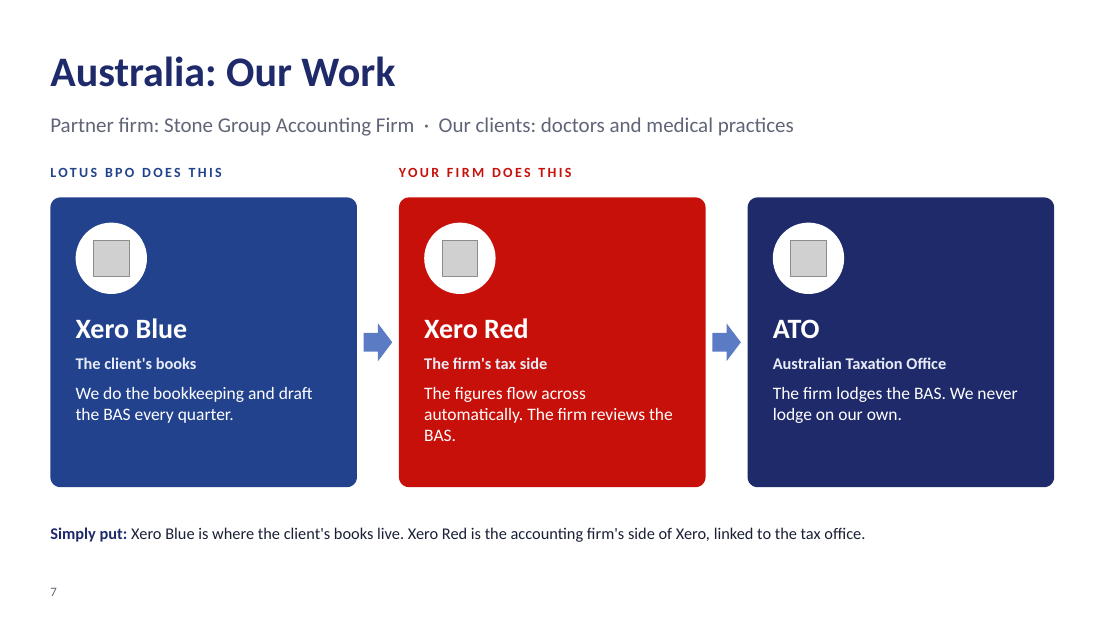
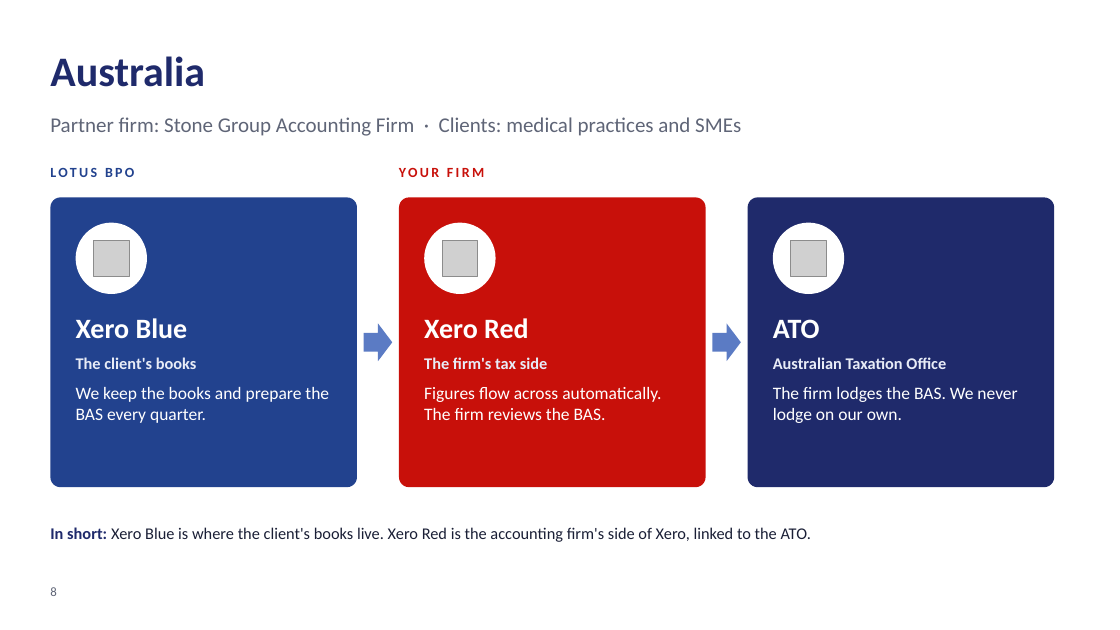
Before and after one commit to alvinjohnrheycamacho-source/Presentation-Deck, a slide deck: slide 8 of Lotus BPO - Conference Deck.pptx (slide 7 before the commit). Drawn at 1120x630 pixels with LibreOffice and Linux fonts; fonts in the diff are those of the drawing; grey boxes stand for pictures; background and template pictures are left out. Boxes give left, top, right and bottom in pixels: in the first picture for what was removed or moved away, otherwise in the second. Text is boxed around its words. In the diff, an @@ line names an element or a change of style, - is before the commit and + after.

```diff
--- a/Lotus BPO - Conference Deck.pptx
+++ b/Lotus BPO - Conference Deck.pptx
@@ title at [50,56,205,87]: text changed @@
-Australia: Our Work
+Australia
@@ text at [50,117,741,136]: text changed @@
-Partner firm: Stone Group Accounting Firm · Our clients: doctors and medical practices
+Partner firm: Stone Group Accounting Firm · Clients: medical practices and SMEs
@@ text at [50,168,134,177]: text changed @@
-LOTUS BPO DOES THIS
+LOTUS BPO
@@ text at [399,168,484,177]: text changed @@
-YOUR FIRM DOES THIS
+YOUR FIRM
@@ text at [76,387,329,423]: text changed @@
-We do the bookkeeping and draft the BAS every quarter.
+We keep the books and prepare the BAS every quarter.
@@ text at [424,387,661,420]: text changed @@
-The figures flow across automatically. The firm reviews the BAS.
+Figures flow across automatically. The firm reviews the BAS.
@@ text at [50,527,811,542]: text changed @@
-Simply put: Xero Blue is where the client's books live. Xero Red is the accounting firm's side of Xero, linked to the tax office.
+In short: Xero Blue is where the client's books live. Xero Red is the accounting firm's side of Xero, linked to the ATO.
@@ page number at [50,587,56,596]: text changed @@
-7
+8
```
Also in this commit, not shown: 9 other slides changed, 4 slides added, 3 slides removed, 4 other files.
